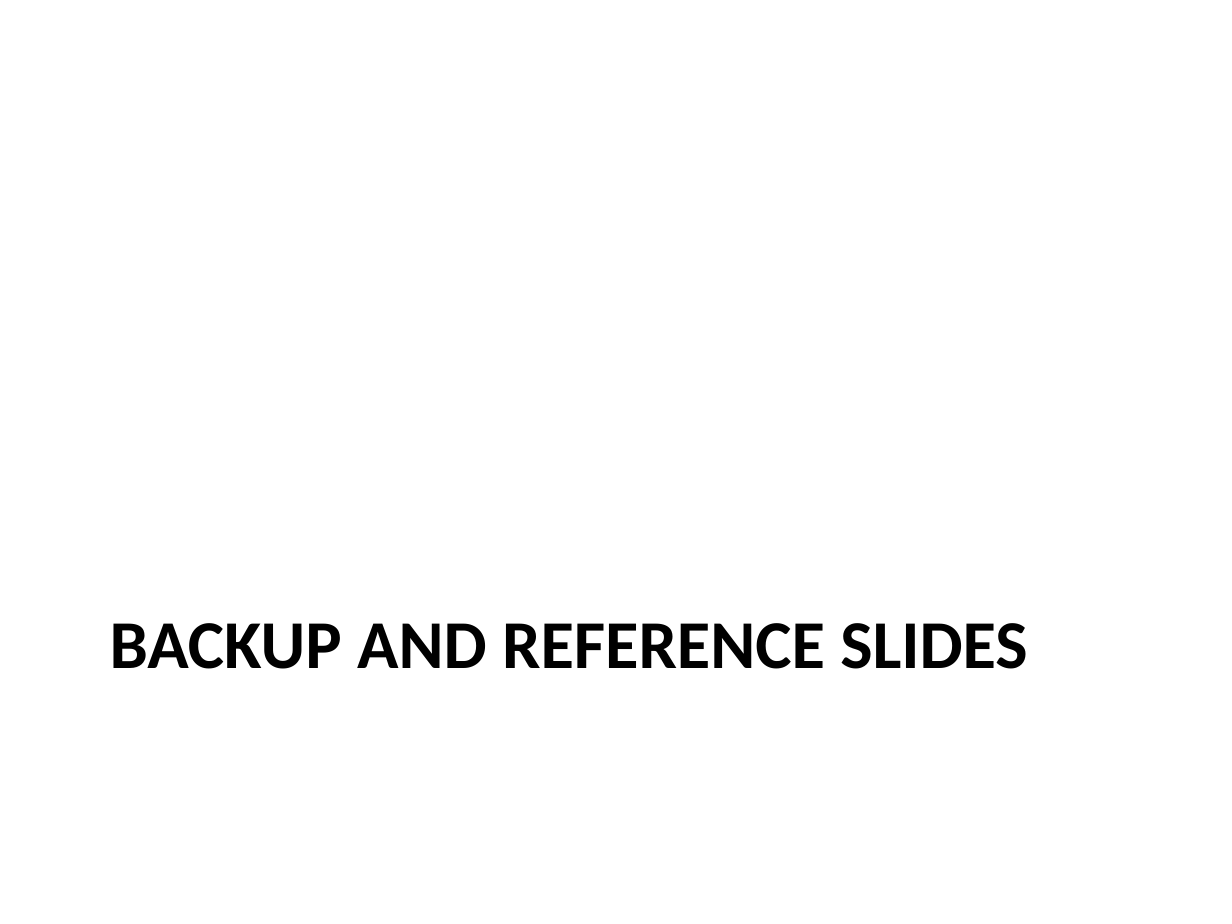
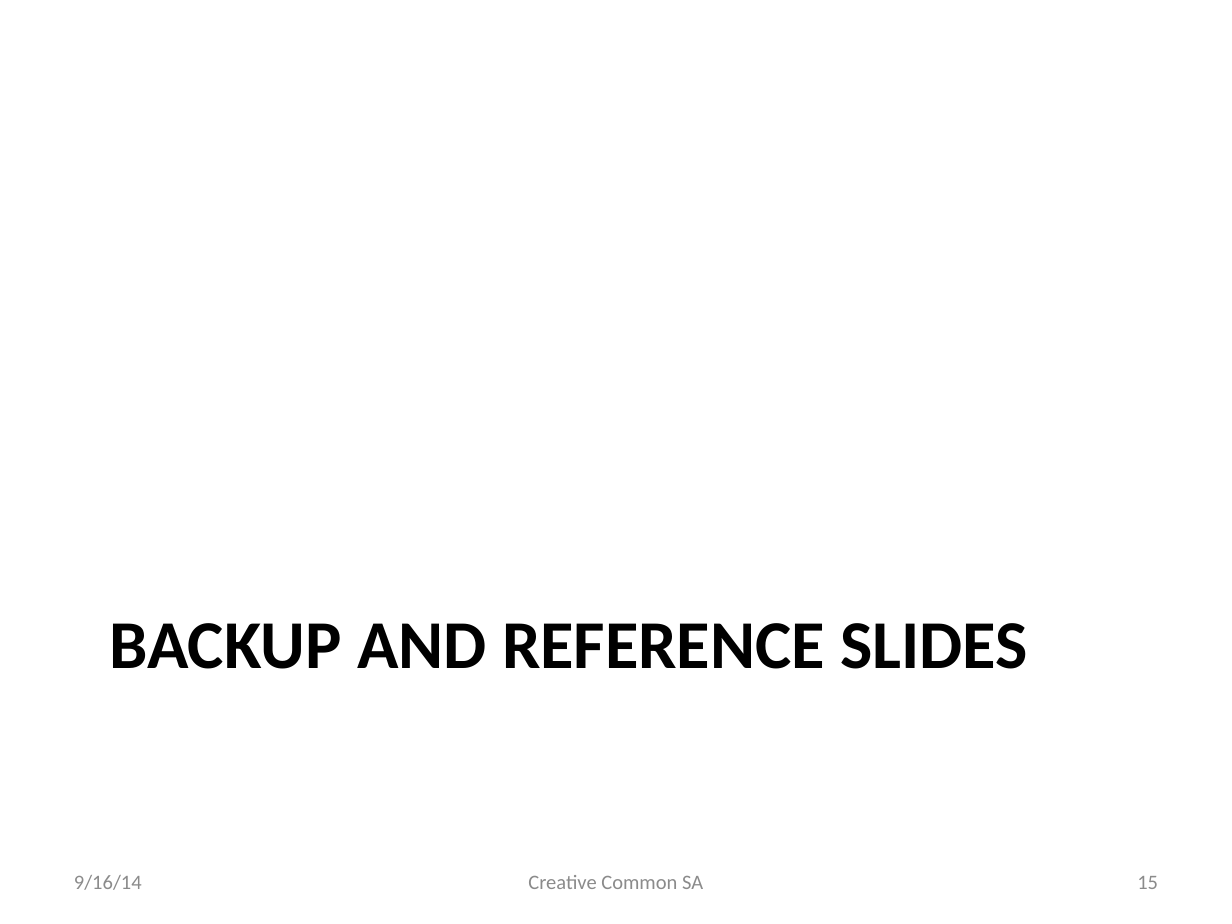
Before and after one commit to rkuo/GraphGist, a slide deck: slide 15 of sfbaymap/Learning Graph Database-Neo4j.pptx. Drawn at 1232x924 pixels with LibreOffice and Linux fonts; fonts in the diff are those of the drawing. Boxes give left, top, right and bottom in pixels: in the first picture for what was removed or moved away, otherwise in the second. Text is boxed around its words. In the diff, an @@ line names an element or a change of style, - is before the commit and + after.

```diff
--- a/sfbaymap/Learning Graph Database-Neo4j.pptx
+++ b/sfbaymap/Learning Graph Database-Neo4j.pptx
@@ text added at (x1=74, y1=875, x2=142, y2=890), 12 pt, text #8C8C8C @@
+9/16/14
@@ text added at (x1=528, y1=875, x2=703, y2=889), 12 pt, text #8C8C8C @@
+Creative Common SA
@@ page number added at (x1=1137, y1=876, x2=1158, y2=889), 12 pt, text #8C8C8C @@
+15
```
Also in this commit, not shown: 11 other slides changed, 11 slides added, 7 slides removed, 3 other files.
